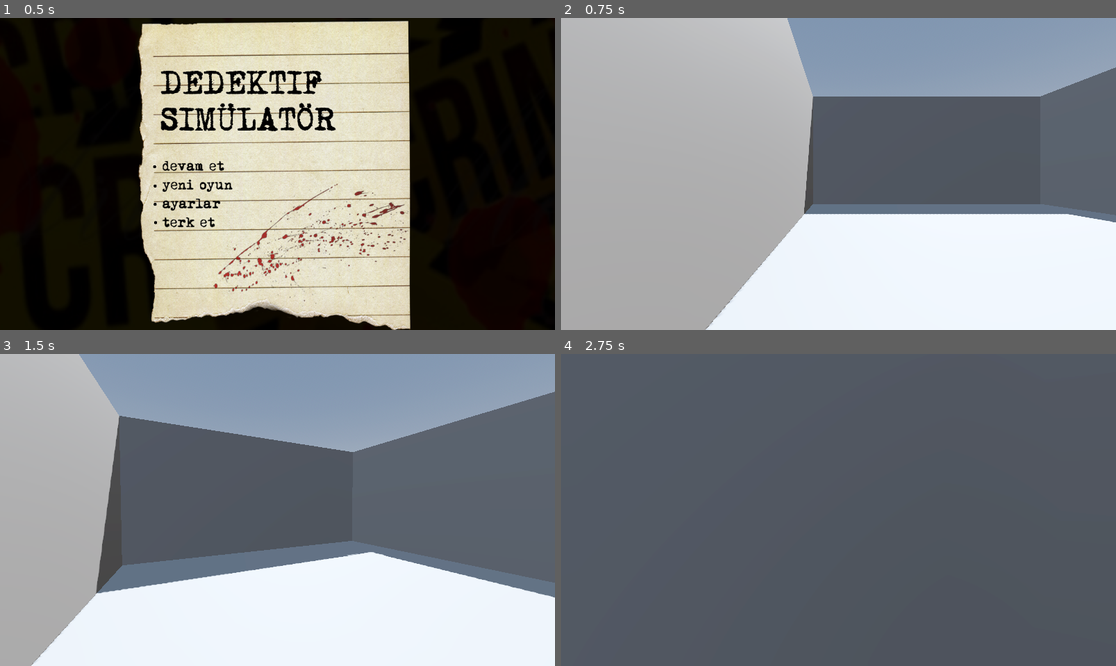
Above: before the commit, frames 1-4 (two rows, left to right).
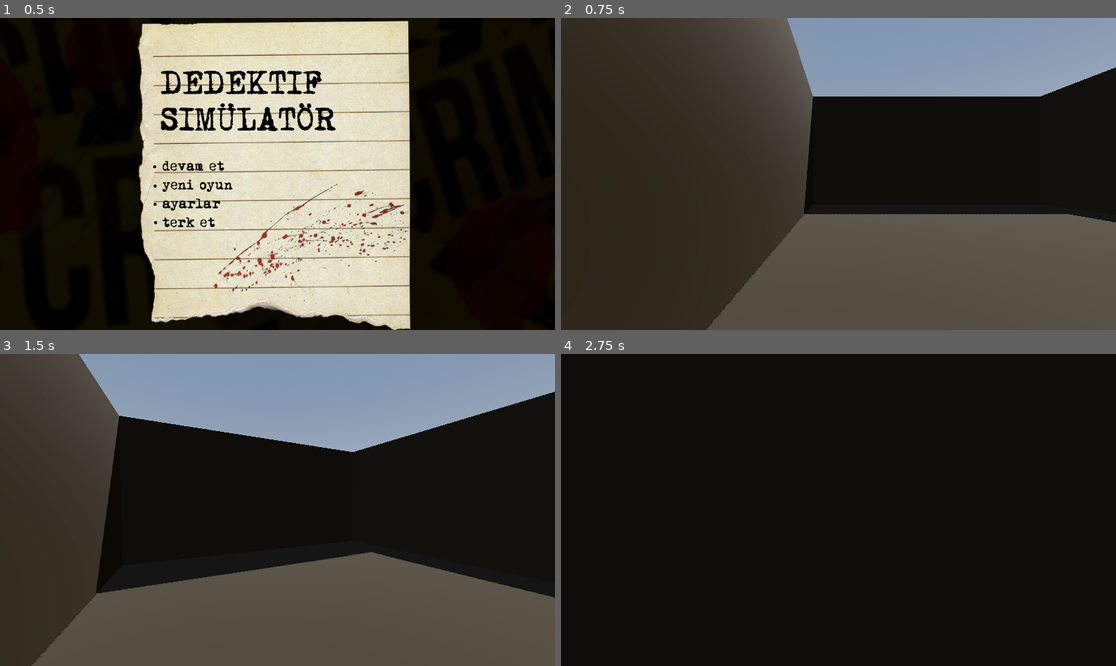
Above: after the commit, the same moments.

Repository: alperenozdnc/alnestan
Game: Godot game, scene res://scenes/main_menu.tscn
The game is run twice, just before and just after one commit, with the same random seed, the same clock (stepped at 60 frames per second) and the same inputs.
Inputs (mouse positions are in pixels of both pictures, inside the frame that each line leads up to):
- Up to frame 1 (0.5 s): no input
- Up to frame 2 (0.75 s): click "devam et" at 0.5 s
- Up to frame 3 (1.5 s): tap Enter (ui_accept) at 1.25 s; move the mouse to (305, 510) at 1.27 s; hold W (move_forward) from 1.28 s (still down); click (305, 510) at 1.42 s
- Up to frame 4 (2.75 s): keep holding W (move_forward); tap Enter (ui_accept) at 1.52, 2.27 s; move the mouse to (810, 510) at 2.02 s

Frame 1 is identical in both runs. In frame 2, 86% of the frame differs, in the area x 0-100%, y 0-100%; in frame 3, 81%; in frame 4, 100%.

Commit message:
chore(refactor): make wall colors easier on the eyes for future prototyping

Diff:
--- a/source/scenes/main.tscn
+++ b/source/scenes/main.tscn
@@ -25,6 +25,9 @@
 [sub_resource type="CapsuleShape3D" id="CapsuleShape3D_tbgi4"]
 radius = 0.4
 height = 1.8
+
+[sub_resource type="StandardMaterial3D" id="StandardMaterial3D_o5qli"]
+albedo_color = Color(0.14600104, 0.11410677, 0.047347426, 1)
 
 [node name="main" type="Node3D"]
 
@@ -61,23 +64,28 @@
 transform = Transform3D(1, 0, 0, 0, -4.371139e-08, 1, 0, -1, -4.371139e-08, 5.049999, 3.1999998, -0.050000012)
 use_collision = true
 size = Vector3(14.7, 1, 7.1)
+material = SubResource("StandardMaterial3D_o5qli")
 
 [node name="CSGBox3D3" type="CSGBox3D" parent="room"]
 transform = Transform3D(1, 0, 0, 0, -4.371139e-08, 1, 0, -1, -4.371139e-08, 5.049999, 3.1999998, -17.05)
 use_collision = true
 size = Vector3(14.7, 1, 7.1)
+material = SubResource("StandardMaterial3D_o5qli")
 
 [node name="CSGBox3D4" type="CSGBox3D" parent="room"]
 transform = Transform3D(-4.371139e-08, -1, -4.371139e-08, 0, -4.371139e-08, 1, -1, 4.371139e-08, 1.9106855e-15, -1.9500009, 3.1999998, -8.499999)
 use_collision = true
 size = Vector3(17.800001, 1, 7.1)
+material = SubResource("StandardMaterial3D_o5qli")
 
 [node name="CSGBox3D5" type="CSGBox3D" parent="room"]
 transform = Transform3D(-4.371139e-08, -1, -4.371139e-08, 0, -4.371139e-08, 1, -1, 4.371139e-08, 1.9106855e-15, 11.95, 3.1999998, -8.499999)
 use_collision = true
 size = Vector3(17.800001, 1, 7.1)
+material = SubResource("StandardMaterial3D_o5qli")
 
 [node name="CSGBox3D2" type="CSGBox3D" parent="room"]
 transform = Transform3D(1, 0, 0, 0, -1, -8.742278e-08, 0, 8.742278e-08, -1, 5.05, 0.14999916, -8.15)
 use_collision = true
 size = Vector3(14.8, 1, 17.5)
+material = SubResource("StandardMaterial3D_o5qli")
Not shown: 1 places in source/scenes/main.tscn that only renumber resources
